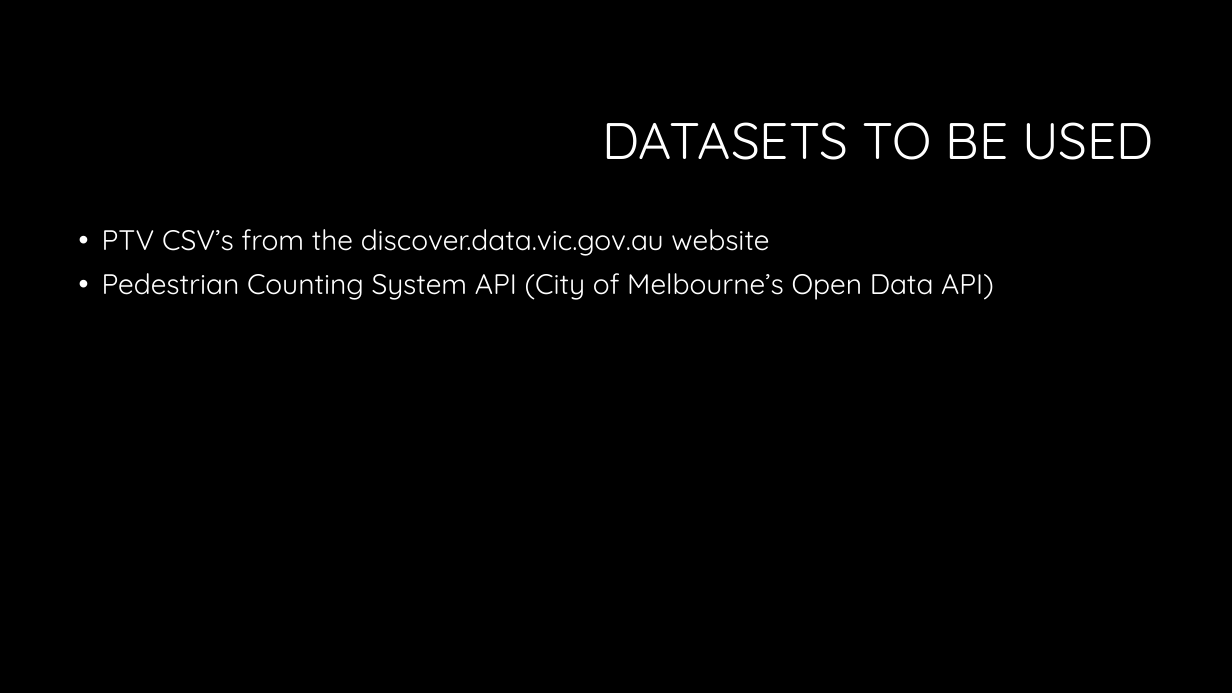
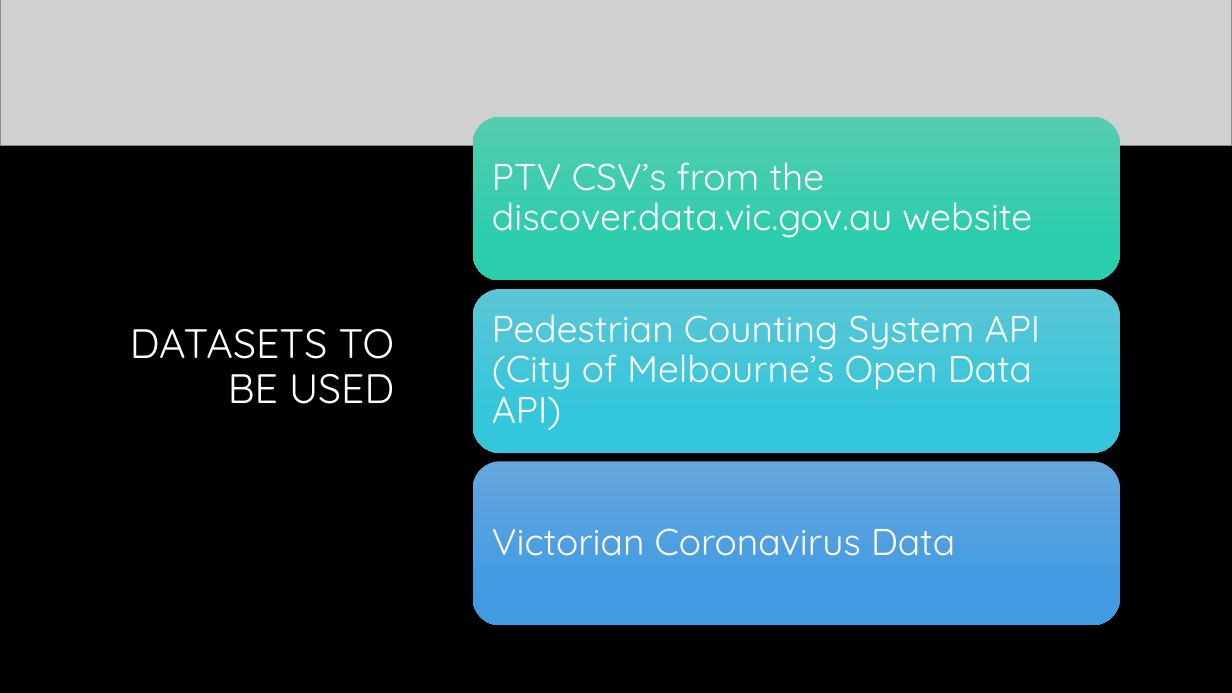
Before and after one commit to hendaman/project-1-challenge, a slide deck: slide 4 of Presentation/Exploring Mobility Patterns in Metropolitan Melbourne Presentation.pptx. Drawn at 1232x693 pixels with LibreOffice and Linux fonts; fonts in the diff are those of the drawing; grey boxes stand for pictures; background and template pictures are left out. Boxes give left, top, right and bottom in pixels: in the first picture for what was removed or moved away, otherwise in the second. Text is boxed around its words. In the diff, an @@ line names an element or a change of style, - is before the commit and + after.

```diff
--- a/Presentation/Exploring Mobility Patterns in Metropolitan Melbourne Presentation.pptx
+++ b/Presentation/Exploring Mobility Patterns in Metropolitan Melbourne Presentation.pptx
@@ picture added at <box>0,0,1232,146</box> @@
@@ title "DATASETS TO BE USED": place and size @@
-title "DATASETS TO BE USED" at <box>602,122,1153,160</box>
+title "DATASETS TO BE USED" at <box>130,329,394,404</box>
@@ title "DATASETS TO BE USED" at <box>130,329,394,404</box>: size 40 to 32 pt @@
@@ text removed at <box>102,229,994,300</box> @@
-• PTV CSV’s from the discover.data.vic.gov.au website
-• Pedestrian Counting System API (City of Melbourne’s Open Data API)
@@ group added at <box>473,116,1120,625</box>: 3 rounded rectangles, 3 texts @@
+PTV CSV’s from the discover.data.vic.gov.au website
+Pedestrian Counting System API (City of Melbourne’s Open Data API)
+Victorian Coronavirus Data
```
Also in this commit, not shown: 22 other slides changed, 11 slides added, 3 other files.
